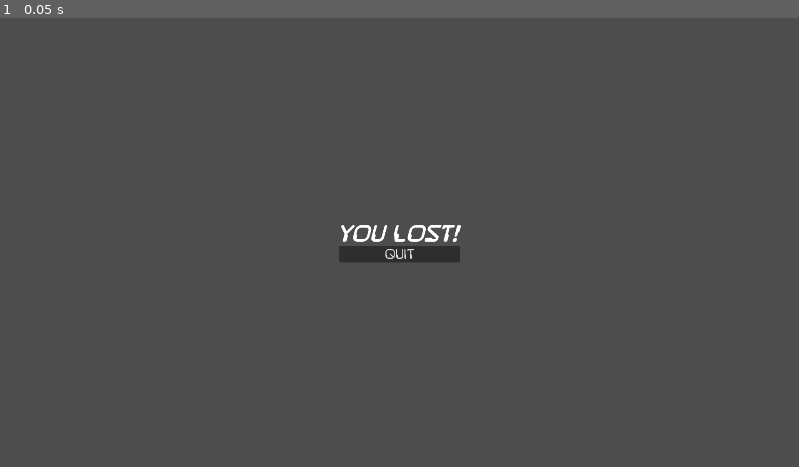
Above: before the commit, frame 1.
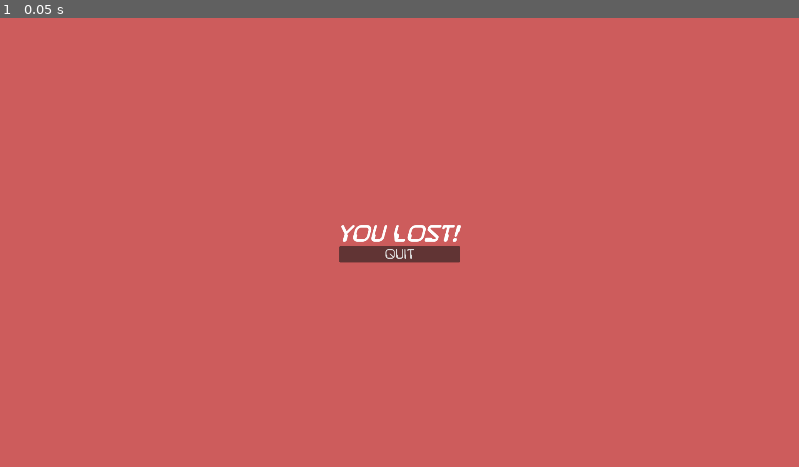
Above: after the commit, the same moment.

Repository: JRSiwiecki/godot-wild-jam-65
Game: Godot game, scene res://scenes/Game Over.tscn
Same seed, same stepped clock (60 frames per second), same inputs: the game is played once before the commit and once after it. This scene is started directly instead of the project's main scene.
Inputs:
- Up to frame 1 (0.05 s): no input

The runs differ from the first frame. In frame 1, 100% of the frame differs, in the area x 0-100%, y 0-100%.

Commit message:
Add background colors to various menus

Diff:
--- a/scenes/Game Over.tscn
+++ b/scenes/Game Over.tscn
@@ -6,15 +6,21 @@
 [ext_resource type="AudioStream" uid="uid://bcls6pw2ha4xe" path="res://assets/music/the_best_death_ya_gunna_get_joe.mp3" id="3_2qu1n"]
 [ext_resource type="FontFile" uid="uid://caw0xfplthm14" path="res://assets/fonts/destructobeambb_reg.ttf" id="3_d5sww"]
 
-[node name="Game Over" type="Control" node_paths=PackedStringArray("outcome_label", "victory_music", "defeat_music")]
+[node name="Game Over" type="Control" node_paths=PackedStringArray("background", "outcome_label", "victory_music", "defeat_music")]
 layout_mode = 3
 anchors_preset = 0
 script = ExtResource("1_b78oh")
+background = NodePath("CanvasLayer/ColorRect")
 outcome_label = NodePath("CanvasLayer/MarginContainer/VBoxContainer/Outcome Label")
 victory_music = NodePath("Victory Music")
 defeat_music = NodePath("Defeat Music")
 
 [node name="CanvasLayer" type="CanvasLayer" parent="."]
+
+[node name="ColorRect" type="ColorRect" parent="CanvasLayer"]
+offset_right = 2040.0
+offset_bottom = 1178.0
+color = Color(0.258824, 0.368627, 0.109804, 1)
 
 [node name="MarginContainer" type="MarginContainer" parent="CanvasLayer"]
 anchors_preset = 8
--- a/scenes/Main Menu.tscn
+++ b/scenes/Main Menu.tscn
@@ -13,6 +13,11 @@
 game_scene = ExtResource("2_ib20p")
 
 [node name="CanvasLayer" type="CanvasLayer" parent="."]
+
+[node name="ColorRect" type="ColorRect" parent="CanvasLayer"]
+offset_right = 1990.0
+offset_bottom = 1121.0
+color = Color(0.152941, 0.0862745, 0.105882, 1)
 
 [node name="MarginContainer" type="MarginContainer" parent="CanvasLayer"]
 anchors_preset = 8
--- a/scripts/Game Over.gd
+++ b/scripts/Game Over.gd
@@ -1,15 +1,17 @@
 extends Control
 
+@export var background : ColorRect
 @export var outcome_label : Label
-
 @export var victory_music : AudioStreamPlayer
 @export var defeat_music : AudioStreamPlayer
 
 func _ready() -> void:
 	if Globals.game_outcome:
+		background.color = Color.DARK_GREEN
 		outcome_label.text = "You win!"
 		victory_music.play()
 	else:
+		background.color = Color.INDIAN_RED
 		outcome_label.text = "You lost!"
 		defeat_music.play()
 
